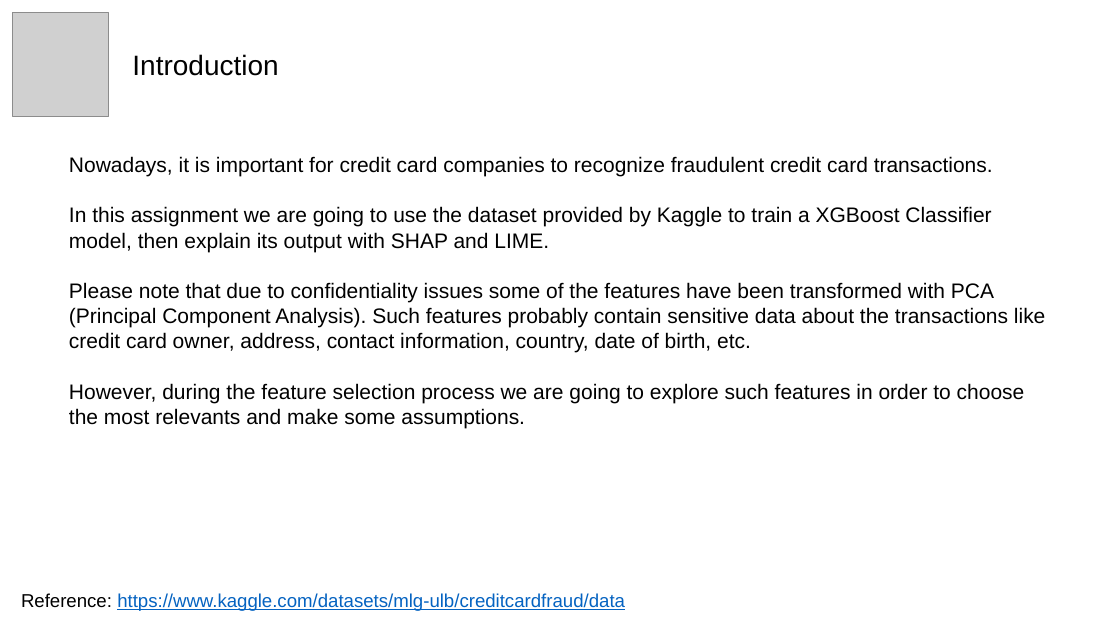
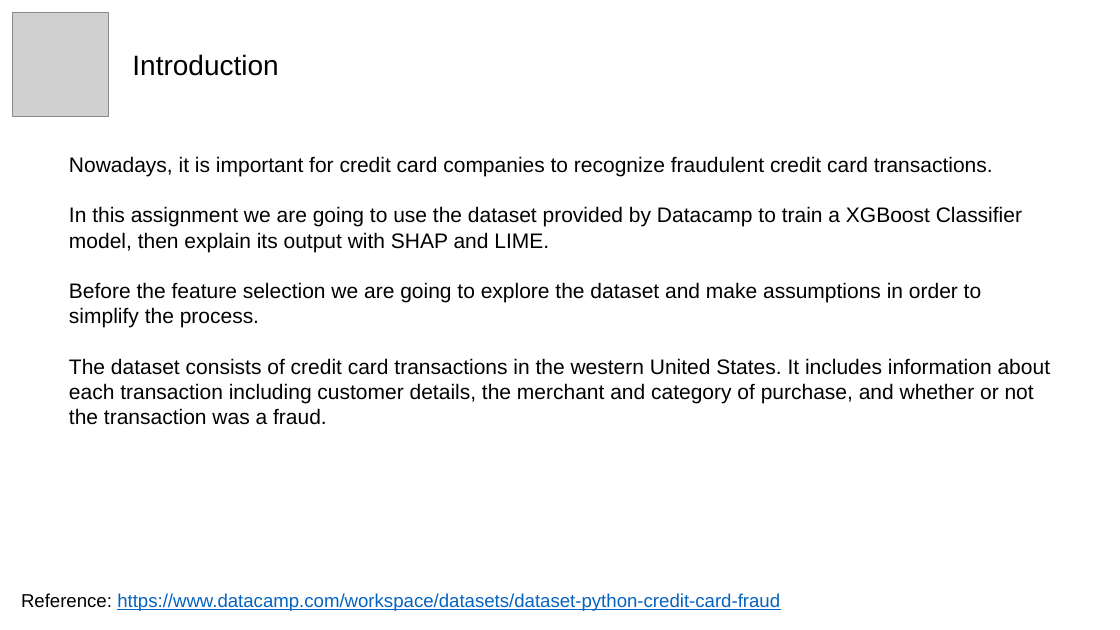
Before and after one commit to dlleonardo/credit-card-fraud-detection-xai, a slide deck: slide 2 of credit_card_fraud_detection.pptx. Drawn at 1120x630 pixels with LibreOffice and Linux fonts; fonts in the diff are those of the drawing; grey boxes stand for pictures. Boxes give left, top, right and bottom in pixels: in the first picture for what was removed or moved away, otherwise in the second. Text is boxed around its words. In the diff, an @@ line names an element or a change of style, - is before the commit and + after.

```diff
--- a/credit_card_fraud_detection.pptx
+++ b/credit_card_fraud_detection.pptx
@@ text at [69,206,1051,425]: text changed @@
-In this assignment we are going to use the dataset provided by Kaggle to train a XGBoost Classifier model, then explain its output with SHAP and LIME.
-Please note that due to confidentiality issues some of the features have been transformed with PCA (Principal Component Analysis). Such features probably contain sensitive data about the transactions like credit card owner, address, contact information, country, date of birth, etc.
-However, during the feature selection process we are going to explore such features in order to choose the most relevants and make some assumptions.
+In this assignment we are going to use the dataset provided by Datacamp to train a XGBoost Classifier model, then explain its output with SHAP and LIME.
+Before the feature selection we are going to explore the dataset and make assumptions in order to simplify the process.
+The dataset consists of credit card transactions in the western United States. It includes information about each transaction including customer details, the merchant and category of purchase, and whether or not the transaction was a fraud.
@@ text at [21,593,780,611]: text changed @@
-Reference: https://www.kaggle.com/datasets/mlg-ulb/creditcardfraud/data
+Reference: https://www.datacamp.com/workspace/datasets/dataset-python-credit-card-fraud
```
Also in this commit, not shown: 11 other slides changed, 4 slides added, 6 slides removed.
